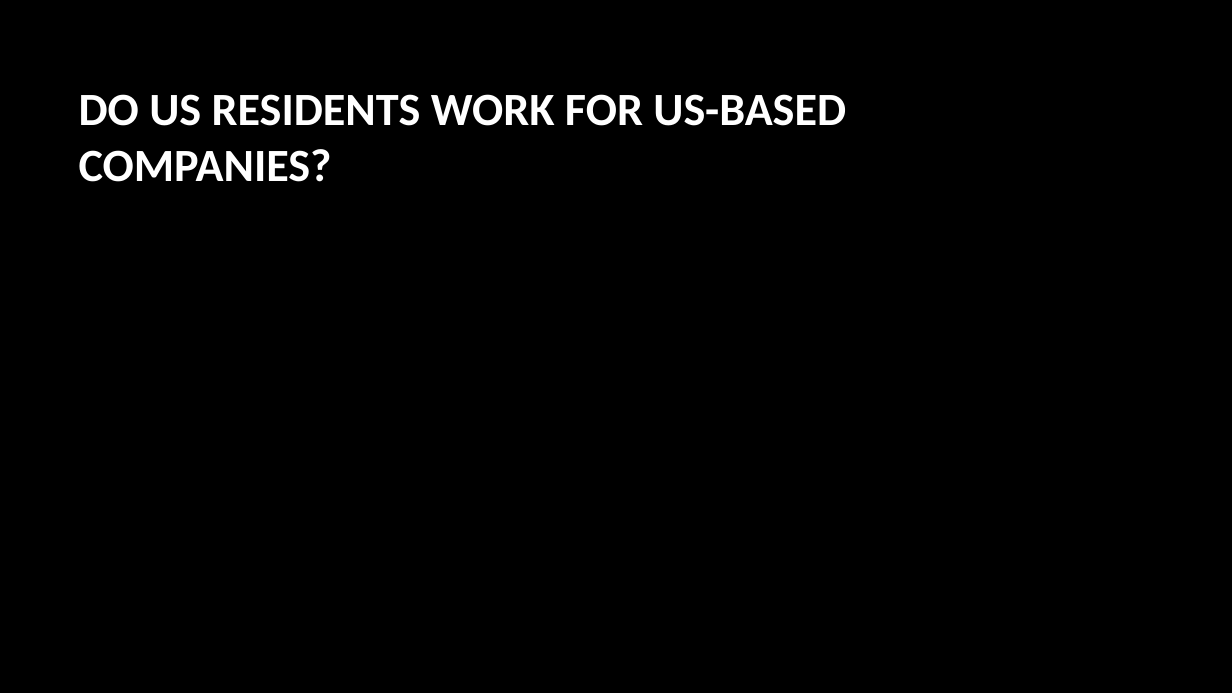
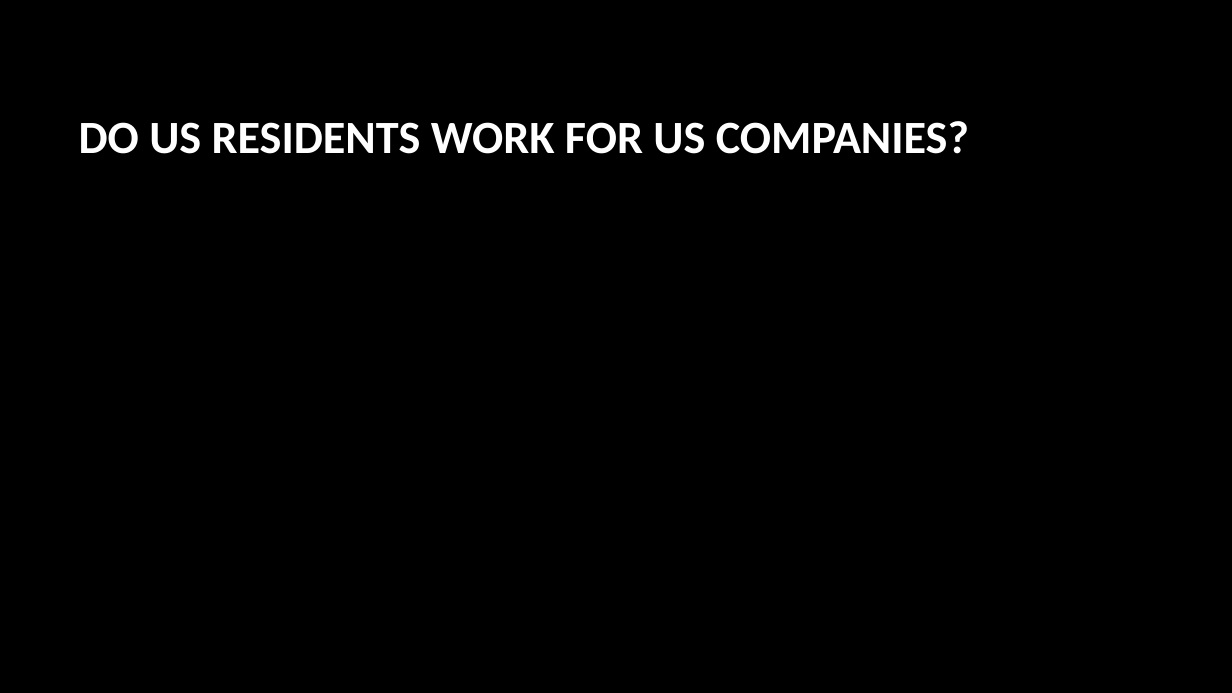
Before and after one commit to lathamlm/project-01, a slide deck: slide 10 of project_01_presentation.pptx (slide 7 before the commit). Drawn at 1232x693 pixels with LibreOffice and Linux fonts; fonts in the diff are those of the drawing; background and template pictures are left out. Boxes give left, top, right and bottom in pixels: in the first picture for what was removed or moved away, otherwise in the second. Text is boxed around its words. In the diff, an @@ line names an element or a change of style, - is before the commit and + after.

```diff
--- a/project_01_presentation.pptx
+++ b/project_01_presentation.pptx
@@ title at (x1=79, y1=121, x2=969, y2=154): text changed @@
-DO US RESIDENTS WORK FOR US-BASED COMPANIES?
+DO US RESIDENTS WORK FOR US COMPANIES?
```
Also in this commit, not shown: 3 other slides changed, 5 slides added, 1 slide removed, 10 other files.
